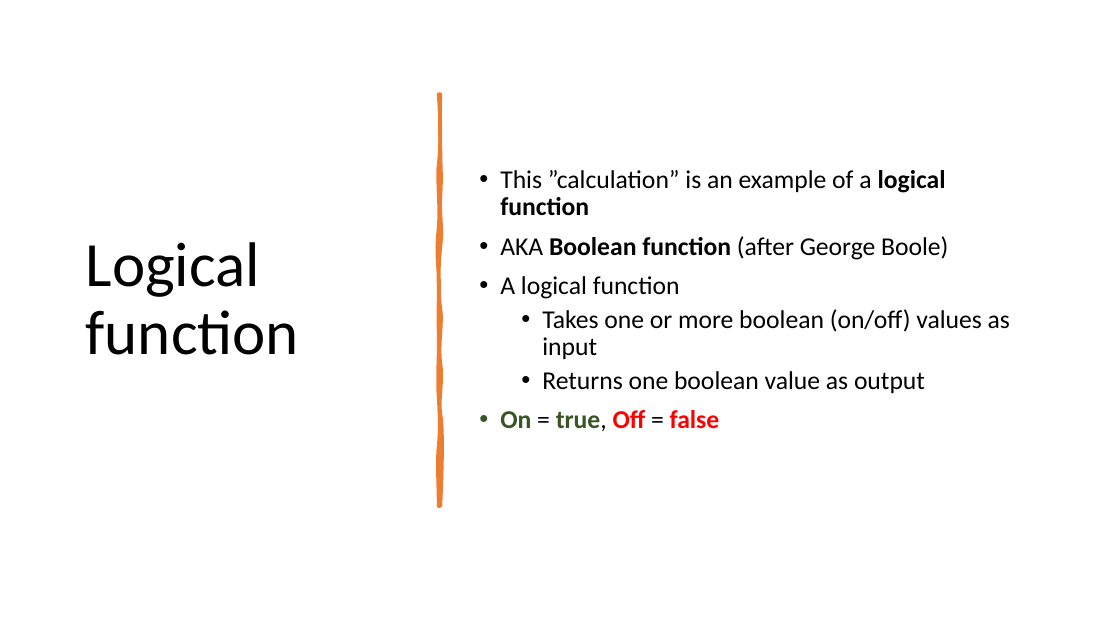
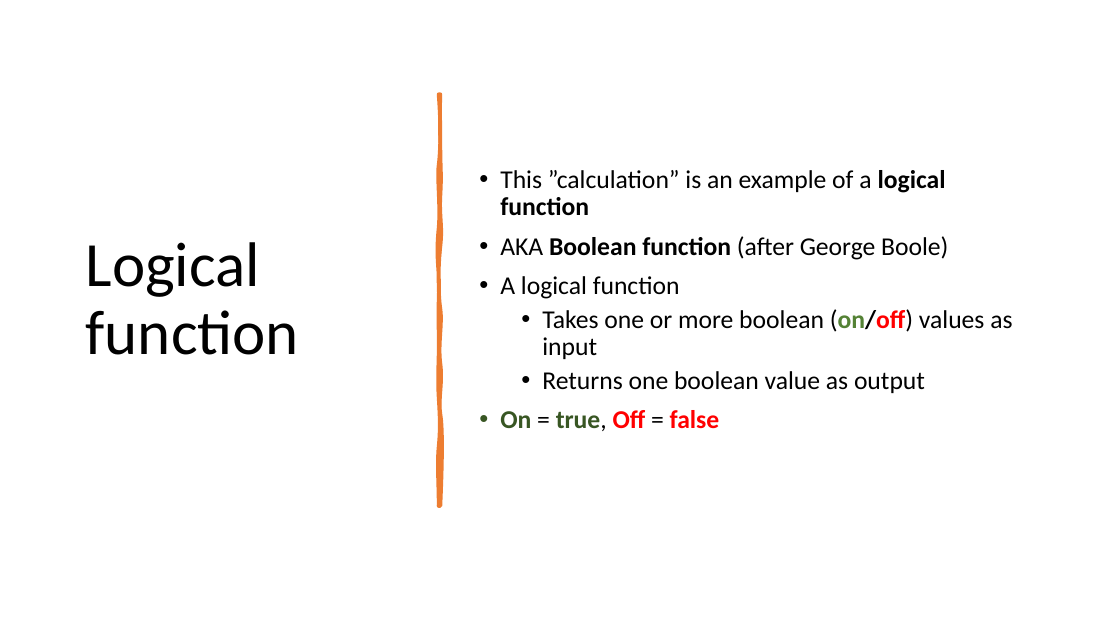
Before and after one commit to perslaursen/OOProg22, a slide deck: slide 6 of Chap/Start/Presentations/HW-Intro.pptx. Drawn at 1120x630 pixels with LibreOffice and Linux fonts; fonts in the diff are those of the drawing. Boxes give left, top, right and bottom in pixels: in the first picture for what was removed or moved away, otherwise in the second. Text is boxed around its words. In the diff, an @@ line names an element or a change of style, - is before the commit and + after.

```diff
--- a/Chap/Start/Presentations/HW-Intro.pptx
+++ b/Chap/Start/Presentations/HW-Intro.pptx
@@ text at (542, 309, 1012, 359): text colour #000000 to #548235, text colour #000000 to #FF0000, bold on in "(on/off)" @@
```
Also in this commit, not shown: 8 other slides changed, 2 slides added, 8 other files.
